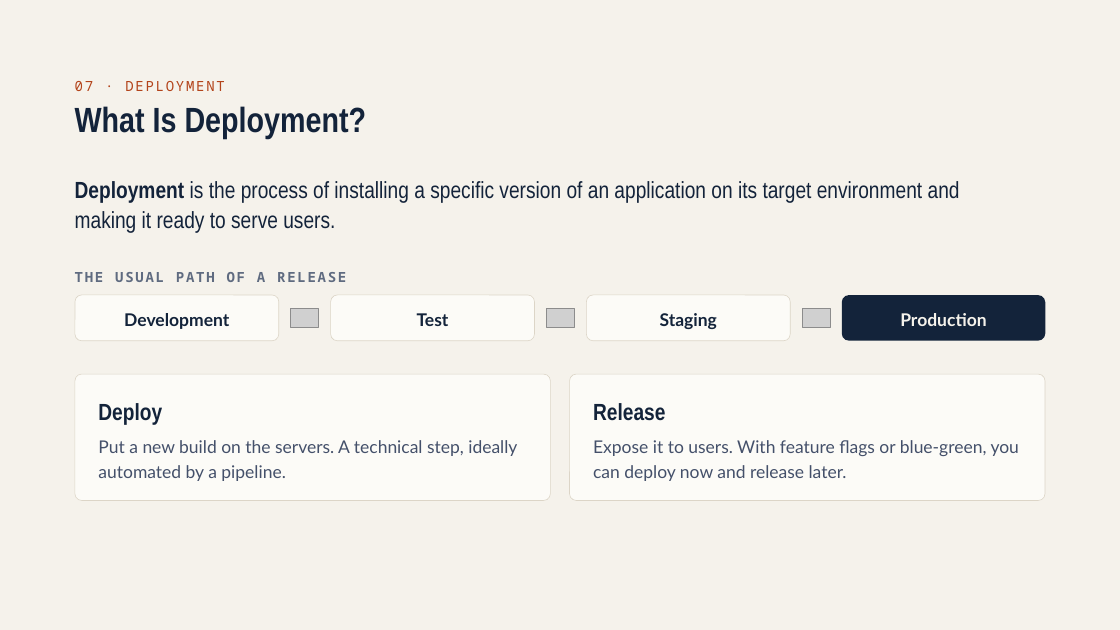
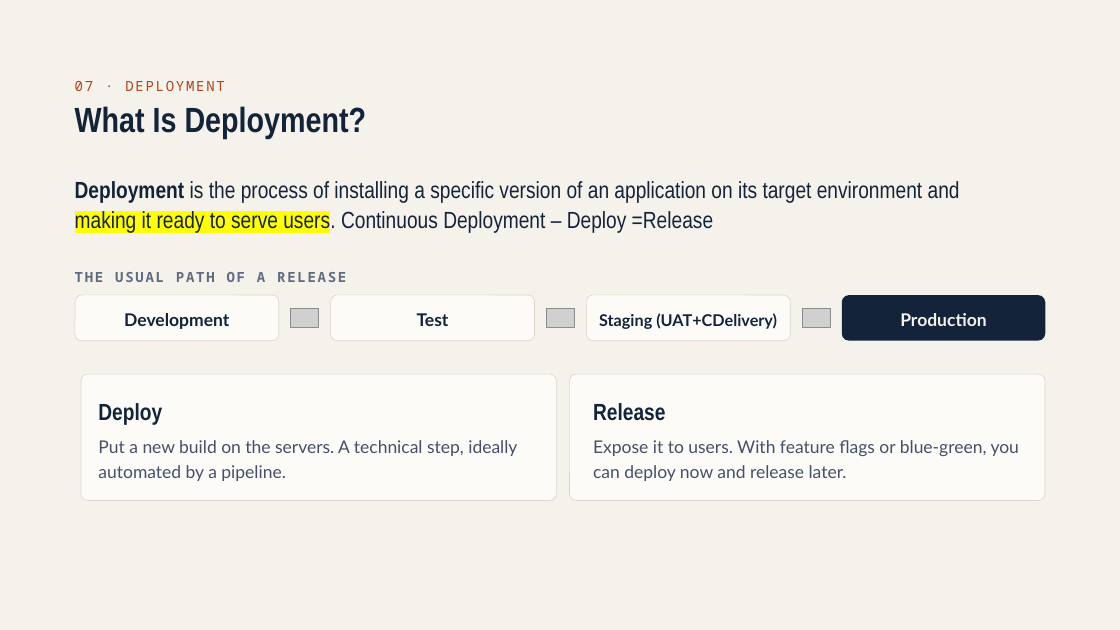
Before and after one commit to greatvand/SRM, a slide deck: slide 42 of Unit I — Introduction to Provisioning.pptx. Drawn at 1120x630 pixels with LibreOffice and Linux fonts; fonts in the diff are those of the drawing; grey boxes stand for pictures. Boxes give left, top, right and bottom in pixels: in the first picture for what was removed or moved away, otherwise in the second. Text is boxed around its words. In the diff, an @@ line names an element or a change of style, - is before the commit and + after.

```diff
--- a/Unit I — Introduction to Provisioning.pptx
+++ b/Unit I — Introduction to Provisioning.pptx
@@ text at [75,181,960,233]: text changed @@
-Deployment is the process of installing a specific version of an application on its target environment and making it ready to serve users.
+Deployment is the process of installing a specific version of an application on its target environment and making it ready to serve users. Continuous Deployment – Deploy =Release
@@ text in rounded rectangle at [599,313,777,329]: text changed; size 15 to 13.9 pt @@
-Staging
+Staging (UAT+CDelivery)
@@ rounded rectangle: place and size @@
-rounded rectangle at [75,374,550,500]
+rounded rectangle at [81,374,556,500]
```
Also in this commit, not shown: 3 other slides changed, 1 other file.
